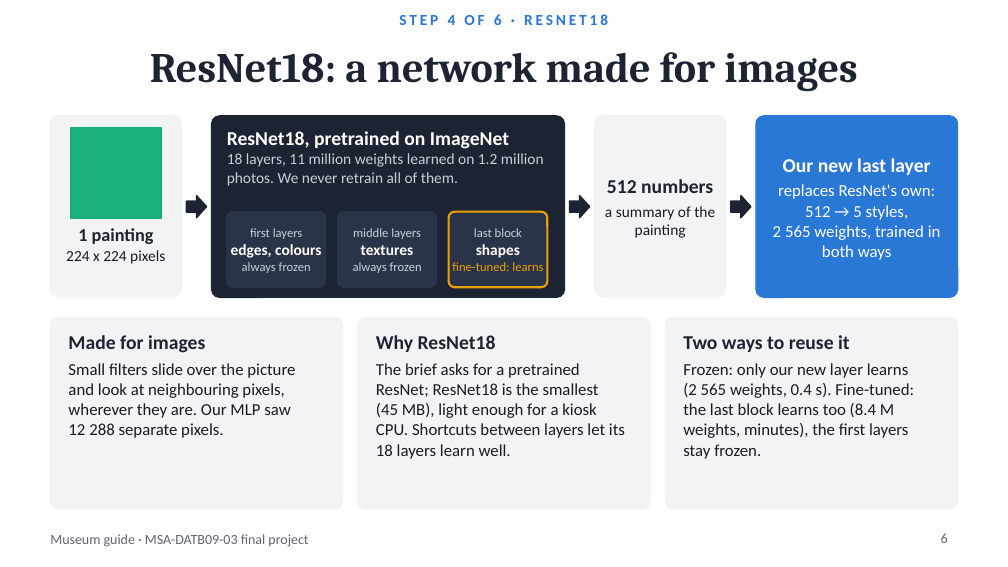
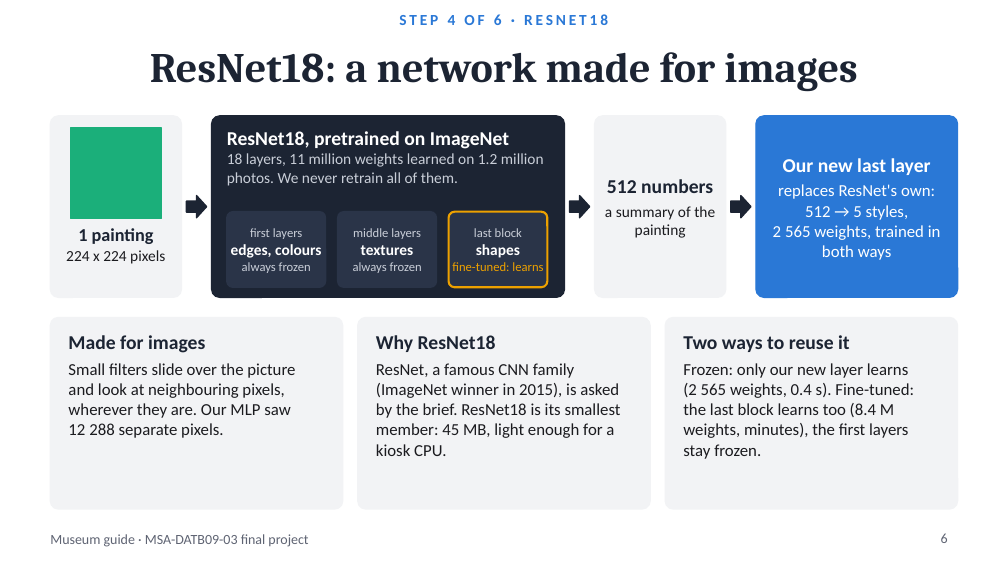
Before and after one commit to BenjaminAHS/neural-network-project, a slide deck: slide 6 of docs/museum_guide_presentation.pptx. Drawn at 1008x567 pixels with LibreOffice and Linux fonts; fonts in the diff are those of the drawing. Boxes give left, top, right and bottom in pixels: in the first picture for what was removed or moved away, otherwise in the second. Text is boxed around its words. In the diff, an @@ line names an element or a change of style, - is before the commit and + after.

Commit message:
Introduce ResNet18 better: where it comes from and why the smallest one

```diff
--- a/docs/museum_guide_presentation.pptx
+++ b/docs/museum_guide_presentation.pptx
@@ text at [376,363,621,456]: text changed @@
-The brief asks for a pretrained ResNet; ResNet18 is the smallest (45 MB), light enough for a kiosk CPU. Shortcuts between layers let its 18 layers learn well.
+ResNet, a famous CNN family (ImageNet winner in 2015), is asked by the brief. ResNet18 is its smallest member: 45 MB, light enough for a kiosk CPU.
```
Also in this commit, not shown: 8 other files.
